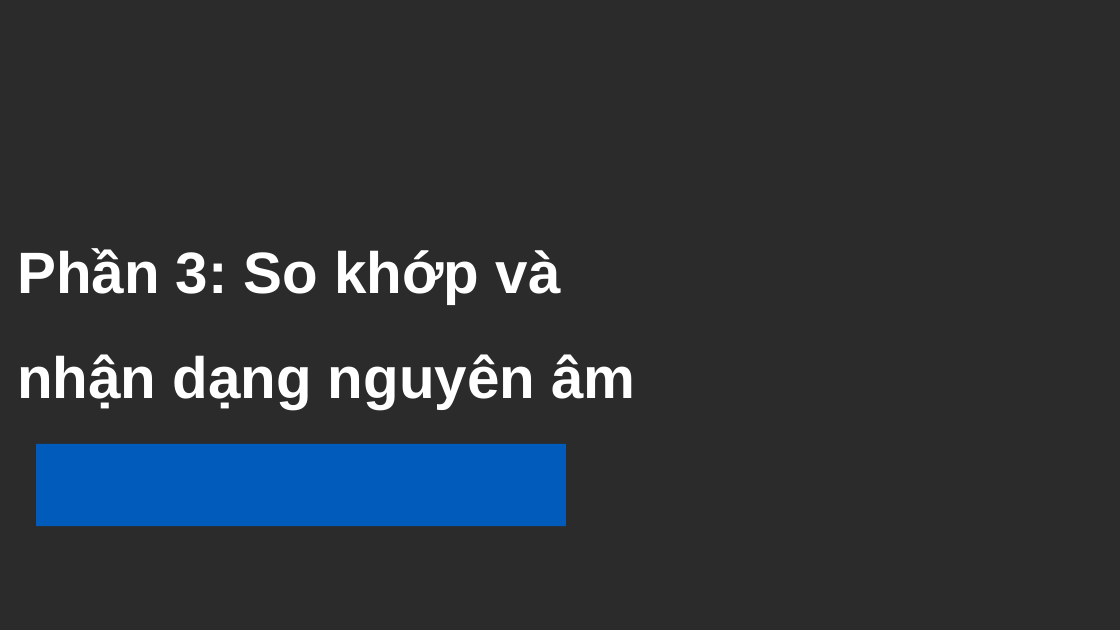
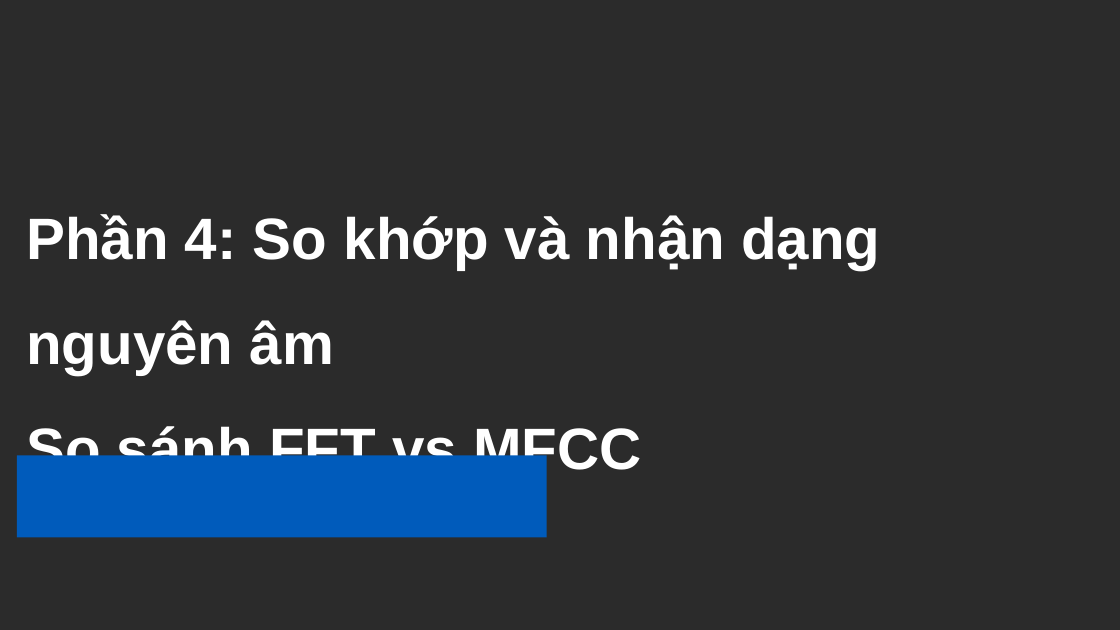
Before and after one commit to giabao2807/digital-signal-processing, a slide deck: slide 29 of abc/Final.pptx (slide 20 before the commit). Drawn at 1120x630 pixels with LibreOffice and Linux fonts; fonts in the diff are those of the drawing; background and template pictures are left out; a plain dark background stands for a picture behind light text. Boxes give left, top, right and bottom in pixels: in the first picture for what was removed or moved away, otherwise in the second. Text is boxed around its words. In the diff, an @@ line names an element or a change of style, - is before the commit and + after.

```diff
--- a/abc/Final.pptx
+++ b/abc/Final.pptx
@@ title at <box>26,214,880,479</box>: text changed @@
-Phần 3: So khớp và nhận dạng nguyên âm
+Phần 4: So khớp và nhận dạng nguyên âm
+So sánh FFT vs MFCC
@@ rectangle: place and size @@
-rectangle at <box>36,444,566,526</box>
+rectangle at <box>17,455,547,538</box>
```
Also in this commit, not shown: 7 other slides changed, 10 slides added, 1 slide removed, 10 other files.
